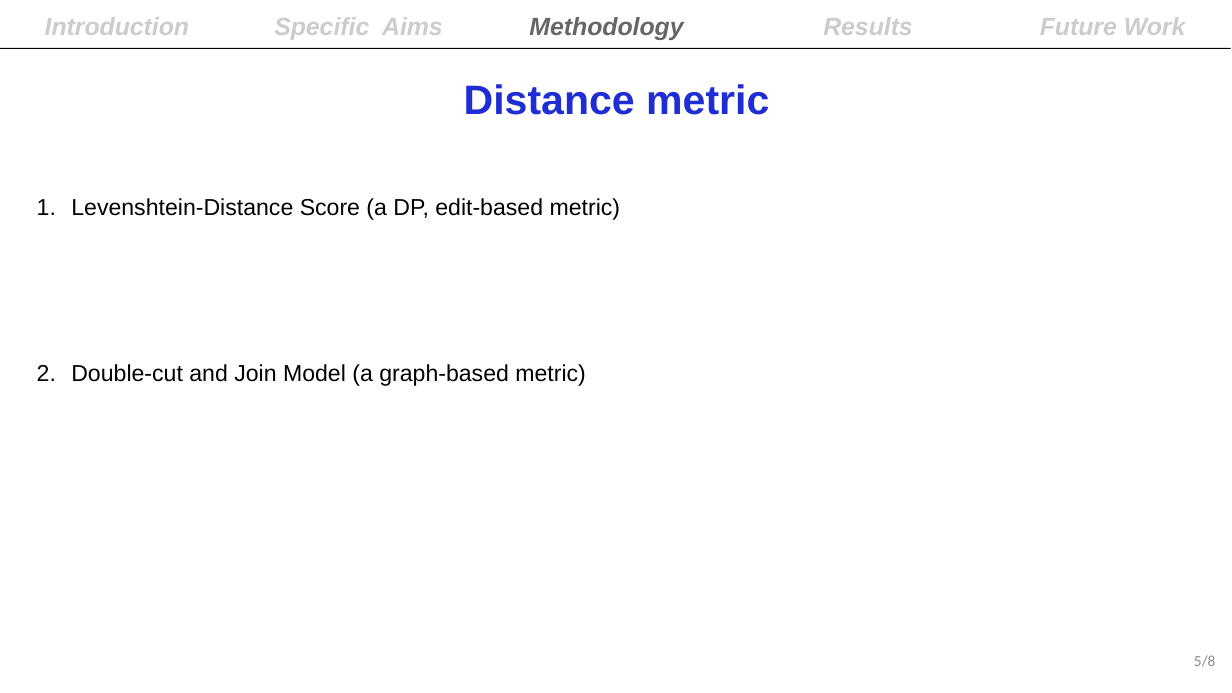
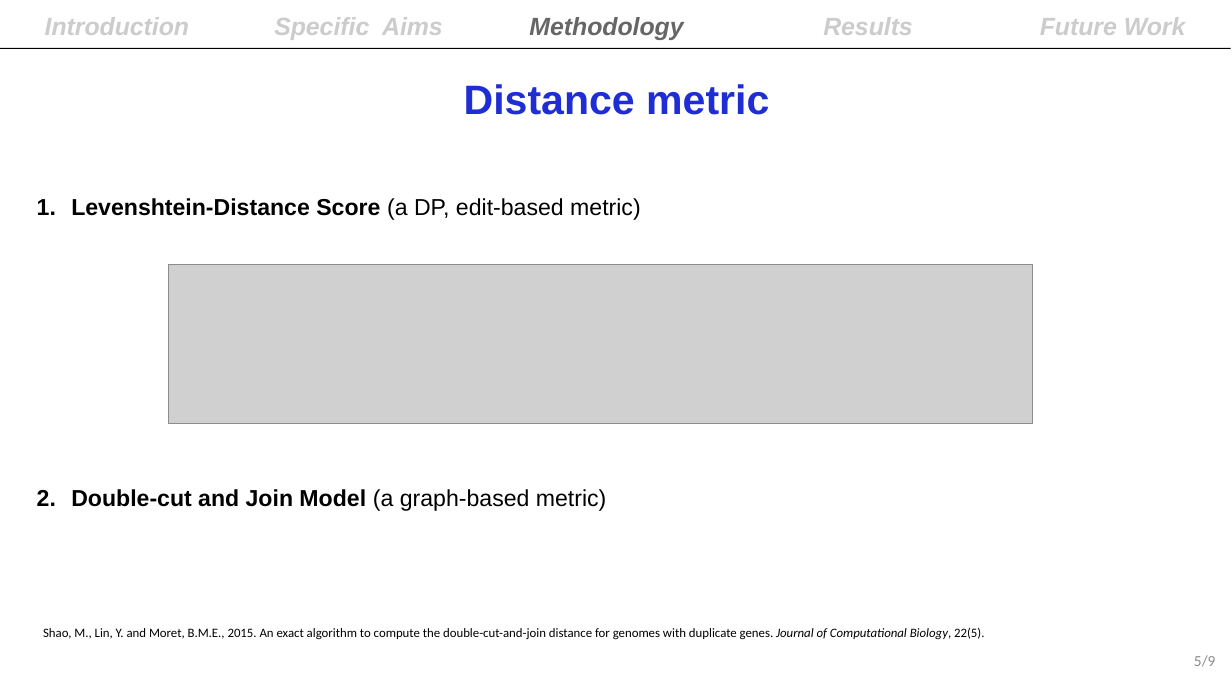
Before and after one commit to lokesh-venkatesh/mitogenome_evolution, a slide deck: slide 5 of summary/Final_Lab_Presentation_19th_March.pptx. Drawn at 1232x693 pixels with LibreOffice and Linux fonts; fonts in the diff are those of the drawing; grey boxes stand for pictures. Boxes give left, top, right and bottom in pixels: in the first picture for what was removed or moved away, otherwise in the second. Text is boxed around its words. In the diff, an @@ line names an element or a change of style, - is before the commit and + after.

```diff
--- a/summary/Final_Lab_Presentation_19th_March.pptx
+++ b/summary/Final_Lab_Presentation_19th_March.pptx
@@ text "Levenshtein-Distance Score (a DP, edit-based ..." at (x1=71, y1=198, x2=641, y2=511): bold on in "Levenshtein-Distance Score", "Double-cut and Join Model" @@
@@ picture added at (x1=168, y1=264, x2=1032, y2=423) @@
@@ text added at (x1=43, y1=627, x2=984, y2=640), 10 pt, text #000000 @@
+Shao, M., Lin, Y. and Moret, B.M.E., 2015. An exact algorithm to compute the double-cut-and-join distance for genomes with duplicate genes. Journal of Computational Biology, 22(5).
@@ page number at (x1=1194, y1=655, x2=1216, y2=667): text changed @@
-5/8
+5/9
```
Also in this commit, not shown: 5 other slides changed, 1 slide added, 45 other files.
